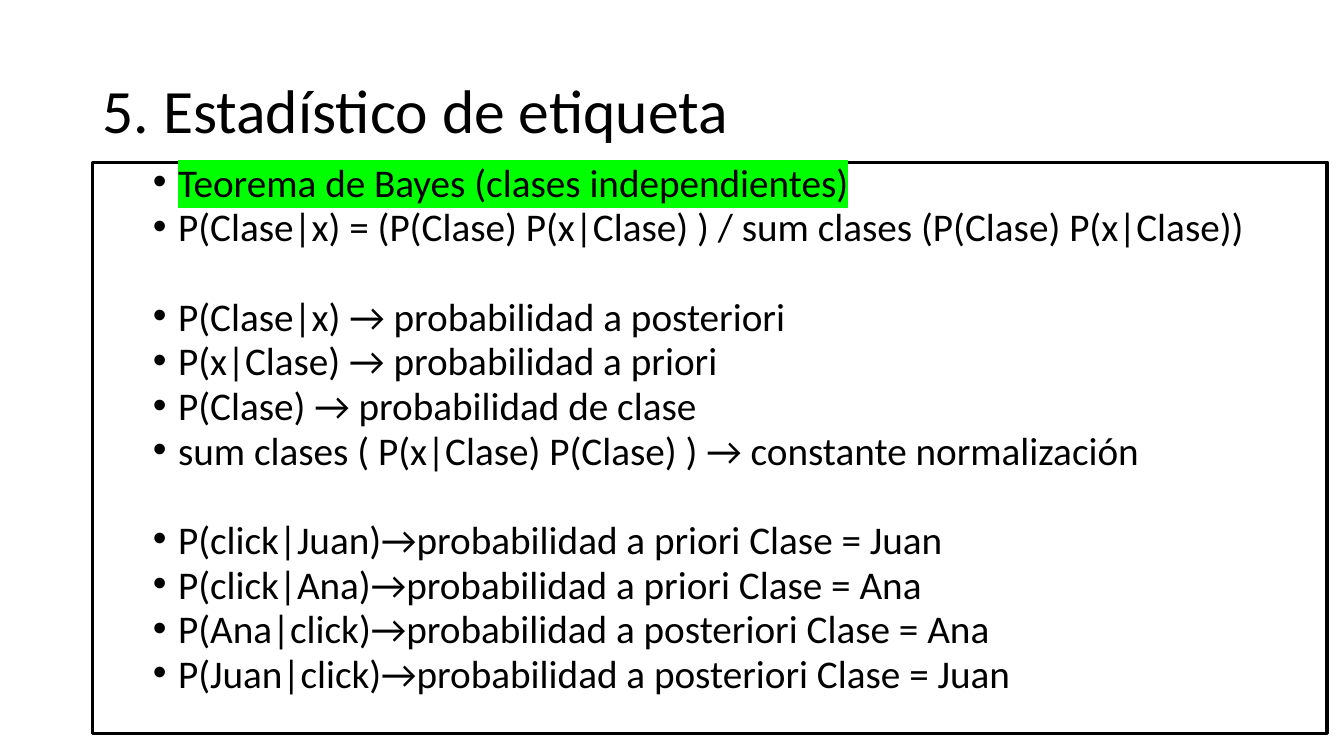
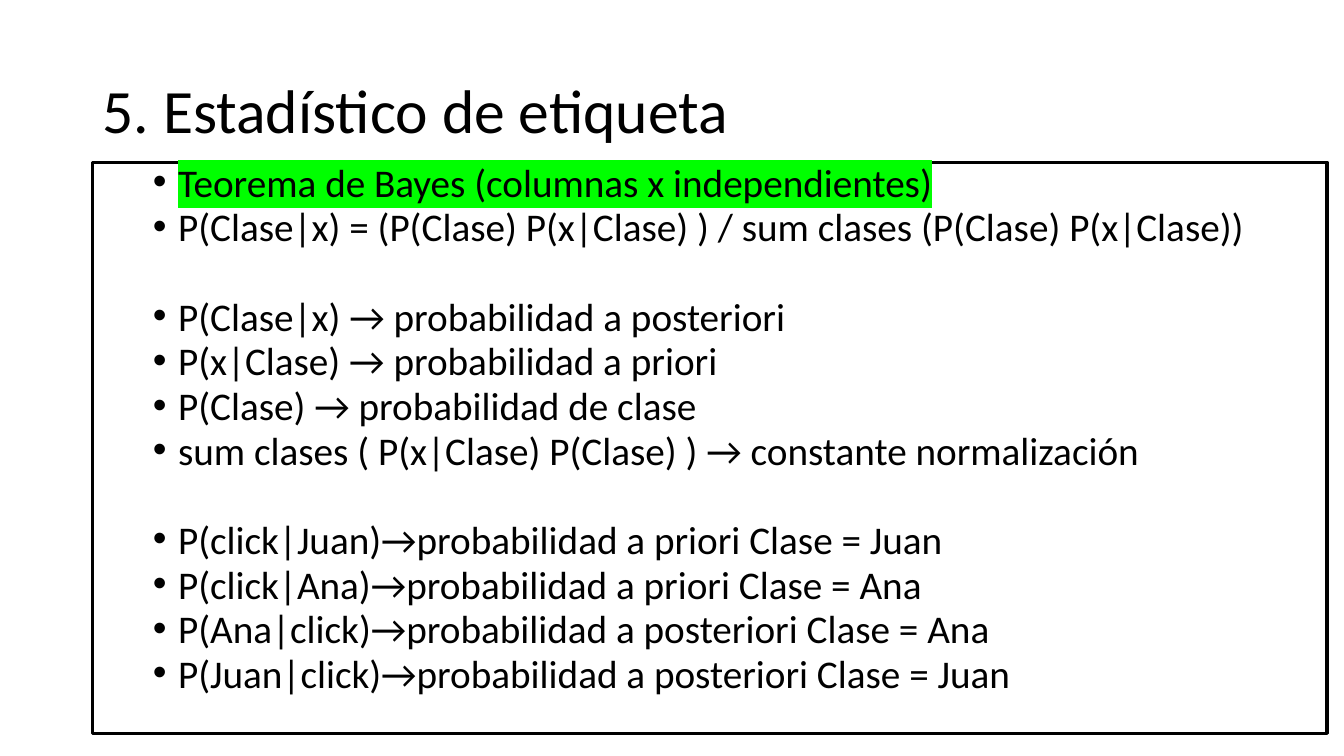
Before and after one commit to Clapiniella/thebridge, a slide deck: slide 15 of 1_Data_Analysis/semana_12/día_2/Intro_categóricas.pptx. Drawn at 1344x756 pixels with LibreOffice and Linux fonts; fonts in the diff are those of the drawing. Boxes give left, top, right and bottom in pixels: in the first picture for what was removed or moved away, otherwise in the second. Text is boxed around its words. In the diff, an @@ line names an element or a change of style, - is before the commit and + after.

```diff
--- a/1_Data_Analysis/semana_12/día_2/Intro_categóricas.pptx
+++ b/1_Data_Analysis/semana_12/día_2/Intro_categóricas.pptx
@@ text at (178,168,932,204): text changed @@
-  • Teorema de Bayes (clases independientes)
+  • Teorema de Bayes (columnas x independientes)
```
Also in this commit, not shown: 4 other files.
